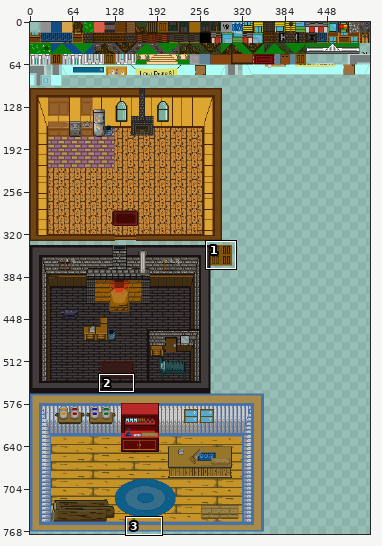
File history of a sprite sheet, img/tileset.png. Above: a wide view before the commit, with the close-up outlined.
Close-up. Earlier state:
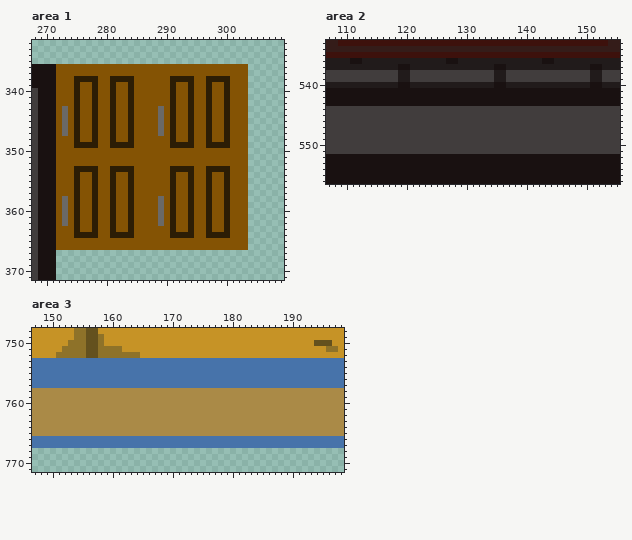
The file is 512x800 pixels. Colours within 5 levels of each other are drawn and written as one. Shown: area 1: x 268..309, y 332..371; area 2: x 107..155, y 533..556; area 3: x 147..198, y 748..771. The wide view leaves out empty margins.
Now the later version:
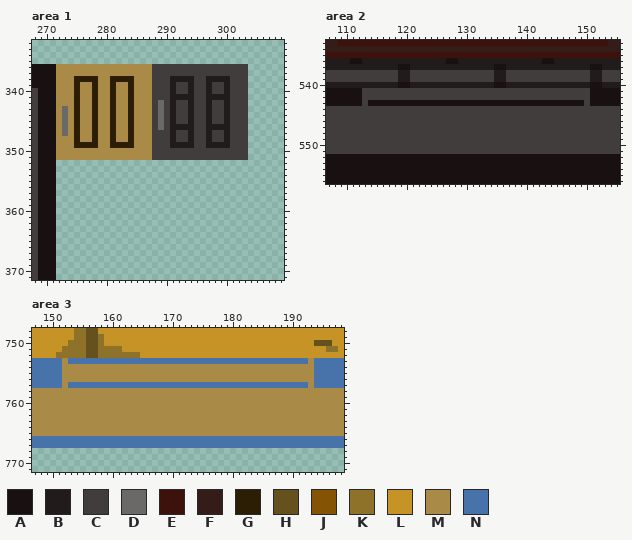
Palette (. is transparent): A #191111  B #211b1b  C #413d3d  D #6a6968  E #3d110c  F #341c19  G #2c1d05  H #64511e  J #845304  K #8e7229  L #c69326  M #aa8a47  N #4773aa
Edits made:
Area 1:
y 336..337: x 272..303 JJJJJJJJJJJJJJJJJJJJJJJJJJJJJJJJ -> MMMMMMMMMMMMMMMMCCCCCCCCCCCCCCCC
y 338: x 272..274 JJJ -> MMM; x 279..280 JJ -> MM; x 285..303 JJJJJJGGGGJJGGGGJJJ -> MMMCCCBBBBCCBBBBCCC
y 339..340: x 272..274 JJJ -> MMM; x 276..277 JJ -> MM; x 279..280 JJ -> MM; x 282..283 JJ -> MM; x 285..303 JJJJJJGJJGJJGJJGJJJ -> MMMCCCBCCBCCBCCBCCC
y 341: x 272..274 JJJ -> MMM; x 276..277 JJ -> MM; x 279..280 JJ -> MM; x 282..283 JJ -> MM; x 285..303 JJJJJJGJJGJJGJJGJJJ -> MMMCCCBBBBCCBBBBCCC
y 342: x 272..274 JJJ -> MMM; x 276..277 JJ -> MM; x 279..280 JJ -> MM; x 282..283 JJ -> MM; x 285..303 JJJJJJGJJGJJGJJGJJJ -> MMMCDCBCCBCCBCCBCCC
y 343..345: x 272 J -> M; x 274 J -> M; x 276..277 JJ -> MM; x 279..280 JJ -> MM; x 282..283 JJ -> MM; x 285..288 JJJJ -> MMMC; x 290..303 JGJJGJJGJJGJJJ -> CBCCBCCBCCBCCC
y 346: x 272 J -> M; x 274 J -> M; x 276..277 JJ -> MM; x 279..280 JJ -> MM; x 282..283 JJ -> MM; x 285..288 JJJJ -> MMMC; x 290..303 JGJJGJJGJJGJJJ -> CBBBBCCBBBBCCC
y 347: x 272 J -> M; x 274 J -> M; x 276..277 JJ -> MM; x 279..280 JJ -> MM; x 282..283 JJ -> MM; x 285..303 JJJJDJGJJGJJGJJGJJJ -> MMMCCCBCCBCCBCCBCCC
y 348: x 272..274 JJJ -> MMM; x 276..277 JJ -> MM; x 279..280 JJ -> MM; x 282..283 JJ -> MM; x 285..303 JJJJJJGJJGJJGJJGJJJ -> MMMCCCBCCBCCBCCBCCC
y 349: x 272..274 JJJ -> MMM; x 279..280 JJ -> MM; x 285..303 JJJJJJGGGGJJGGGGJJJ -> MMMCCCBBBBCCBBBBCCC
y 350..351: x 272..303 JJJJJJJJJJJJJJJJJJJJJJJJJJJJJJJJ -> MMMMMMMMMMMMMMMMCCCCCCCCCCCCCCCC
y 352: x 272..303 JJJJJJJJJJJJJJJJJJJJJJJJJJJJJJJJ -> ................................
y 353: x 272..303 JJJGGGGJJGGGGJJJJJJGGGGJJGGGGJJJ -> ................................
y 354..357: x 272..303 JJJGJJGJJGJJGJJJJJJGJJGJJGJJGJJJ -> ................................
y 358..362: x 272..303 JDJGJJGJJGJJGJJJJDJGJJGJJGJJGJJJ -> ................................
y 363: x 272..303 JJJGJJGJJGJJGJJJJJJGJJGJJGJJGJJJ -> ................................
y 364: x 272..303 JJJGGGGJJGGGGJJJJJJGGGGJJGGGGJJJ -> ................................
y 365..366: x 272..303 JJJJJJJJJJJJJJJJJJJJJJJJJJJJJJJJ -> ................................
Area 2:
y 541..542: x 113..150 AAAAAAAAAAAAAAAAAAAAAAAAAAAAAAAAAAAAAA -> CCCCCCCCCCCCCCCCCCCCCCCCCCCCCCCCCCCCCC
y 543: x 113 A -> C; x 150 A -> C
Area 3:
y 753: x 152 N -> M; x 193 N -> M
y 754..756: x 152..193 NNNNNNNNNNNNNNNNNNNNNNNNNNNNNNNNNNNNNNNNNN -> MMMMMMMMMMMMMMMMMMMMMMMMMMMMMMMMMMMMMMMMMM
y 757: x 152 N -> M; x 193 N -> M
Changed places in both close-ups, as pixel boxes (x1, y1, x2, y2):
changed: (56, 64, 248, 250)
changed: (362, 88, 590, 106)
changed: (62, 358, 314, 388)
